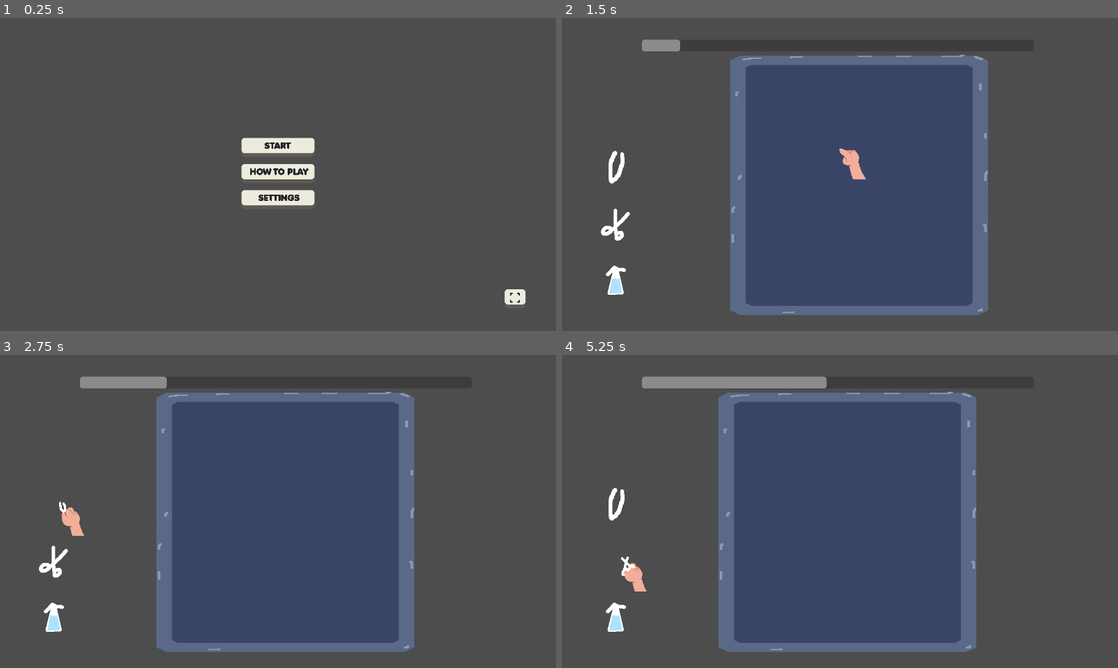
Above: before the commit, frames 1-4 (two rows, left to right).
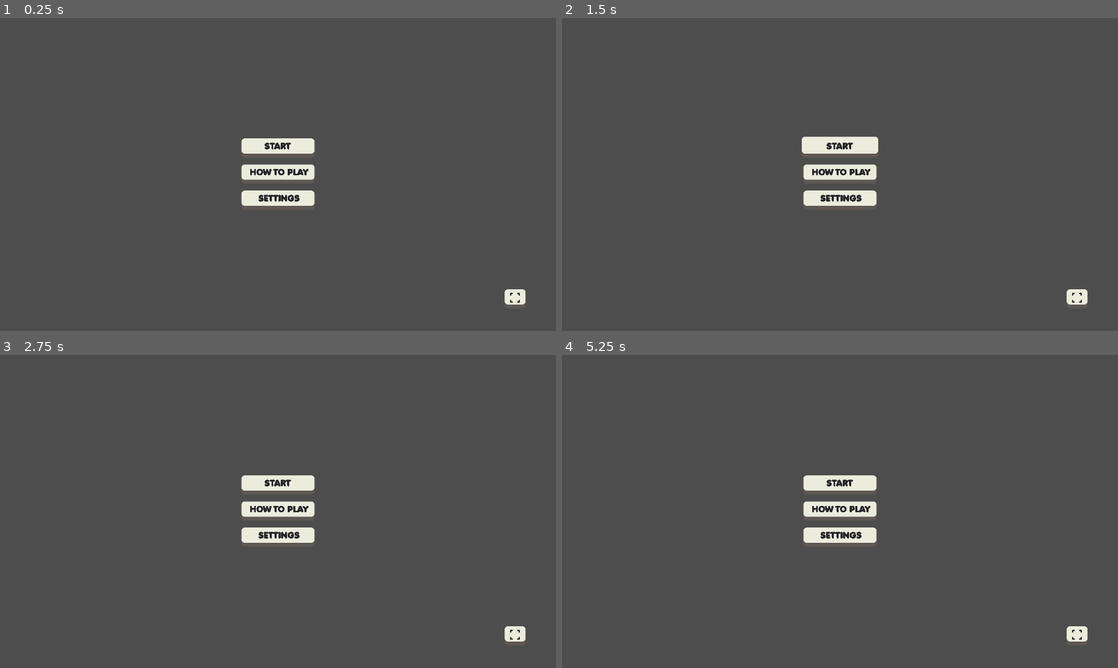
Above: after the commit, the same moments.

Repository: IsaacCerejo/wild-jam-87
Game: Godot game, scene res://scenes/start_menu/start_menu.tscn
Two runs of this game, one before a commit and one after it. Both use one fixed random seed, a clock stepped at 60 frames per second and the inputs below. Sound files missing from this copy of the repository are replaced by a short silence.
Inputs (mouse positions are in pixels of both pictures, inside the frame that each line leads up to):
- Up to frame 1 (0.25 s): no input
- Up to frame 2 (1.5 s): click "START" at 0.5 s; click (840, 149) at 1.25 s, where only the run after the commit has a clickable "START"
- Up to frame 3 (2.75 s): click (55, 505) at 2.02 s
- Up to frame 4 (5.25 s): click (617, 561) at 2.77 s; click (623, 614) at 3.52 s; click (617, 505) at 4.27 s; click (617, 561) at 5.02 s

The runs differ from the first frame. In frame 1, 0.3% of the frame differs, in the area x 43-57%, y 38-60%; in frame 2, 39%; in frame 3, 40%; in frame 4, 40%, in the area x 7-95%, y 6-95%.
Error after the commit: Invalid call. Nonexistent function 'change_scene' in base 'Nil'. (res://scripts/start_menu/start_menu.gd:11)

Commit message:
feat: game controller

Diff:
--- /dev/null
+++ b/scenes/game_controller/game_controller.tscn
@@ -0,0 +1,31 @@
+[gd_scene load_steps=6 format=3 uid="uid://cyangrc80ocx0"]
+
+[ext_resource type="Script" uid="uid://hgrwesfvigyw" path="res://scripts/game_controller/game_controller.gd" id="1_7gr0a"]
+[ext_resource type="PackedScene" uid="uid://dbimrathn2fh0" path="res://scenes/game_controller/transition_controller.tscn" id="2_7jkri"]
+[ext_resource type="PackedScene" uid="uid://dolritqgtceml" path="res://scenes/start_menu/start_menu.tscn" id="2_c3f1a"]
+[ext_resource type="Script" uid="uid://cofx5dibewx6m" path="res://scripts/game_controller/transition_controller/transition_settings.gd" id="4_s8vvr"]
+[ext_resource type="Resource" uid="uid://cvdl4oi86saki" path="res://resources/transition_settings/fade_to_fade.tres" id="5_giy5l"]
+
+[node name="GameController" type="Node"]
+script = ExtResource("1_7gr0a")
+
+[node name="World2D" type="Node2D" parent="."]
+unique_name_in_owner = true
+
+[node name="GUI" type="Control" parent="."]
+unique_name_in_owner = true
+layout_mode = 3
+anchors_preset = 15
+anchor_right = 1.0
+anchor_bottom = 1.0
+grow_horizontal = 2
+grow_vertical = 2
+mouse_filter = 2
+
+[node name="StartMenu" parent="GUI" instance=ExtResource("2_c3f1a")]
+unique_name_in_owner = true
+layout_mode = 1
+
+[node name="TransitionController" parent="." instance=ExtResource("2_7jkri")]
+unique_name_in_owner = true
+transition_settings = Array[ExtResource("4_s8vvr")]([ExtResource("5_giy5l")])
--- a/scenes/start_menu/start_menu.tscn
+++ b/scenes/start_menu/start_menu.tscn
@@ -13,7 +13,6 @@
 anchor_bottom = 1.0
 grow_horizontal = 2
 grow_vertical = 2
-mouse_filter = 2
 script = ExtResource("1_4v5wy")
 
 [node name="ButtonContainer" type="VBoxContainer" parent="."]
@@ -24,9 +23,9 @@
 anchor_right = 0.5
 anchor_bottom = 0.5
 offset_left = -80.0
-offset_top = -117.5
+offset_top = -116.5
 offset_right = 80.0
-offset_bottom = 117.5
+offset_bottom = 118.5
 grow_horizontal = 2
 grow_vertical = 2
 theme_override_constants/separation = 20
--- a/scripts/autoloads/global.gd
+++ b/scripts/autoloads/global.gd
@@ -1,5 +1,6 @@
 extends Node
 
+var game_controller: GameController
 var music_step: int = 9
 var sound_step: int = 9
 
--- /dev/null
+++ b/scripts/game_controller/game_controller.gd
@@ -0,0 +1,127 @@
+extends Node
+class_name GameController
+
+# Private variables
+var _current_2d_scene: Node2D
+var _current_gui_scene: Control
+
+# OnReady Variables
+@onready var _world_2d: Node2D = %World2D
+@onready var _gui: Control = %GUI
+@onready var _start_menu: Control = %StartMenu
+@onready var _transition_controller: TransitionController = %TransitionController
+
+# Virtual Functions
+func _ready() -> void:
+	Global.game_controller = self
+	_current_gui_scene = _start_menu
+
+# Public Functions
+
+## Freeze the game for a specified time with a specified slow motion factor.
+func freeze_game(freeze_time: float, freeze_slow: float) -> void:
+	Engine.time_scale = freeze_slow
+	await get_tree().create_timer(freeze_time * freeze_slow).timeout
+	Engine.time_scale = 1.0
+
+#region Scene Management
+## Change both the current 2D scene and GUI scene with optional transition effects.
+func change_scene(
+	gui_scene: String = "",
+	world_2d_scene: String = "",
+	transition_settings_type: TransitionSettings.TRANSITION_TYPE = TransitionSettings.TRANSITION_TYPE.NONE,
+	delete: bool = true,
+	keep_running: bool = false
+) -> void:
+	# Perform transition out effect
+	await _transition_controller.perform_transition_out(transition_settings_type)
+
+	# Change GUI scene
+	if _current_gui_scene != null:
+		if delete:
+			_current_gui_scene.queue_free() # Removes node entirely
+		elif keep_running:
+			_current_gui_scene.hide() # Keeps node in memory and running
+		else:
+			_gui.remove_child(_current_gui_scene) # Keeps node in memory but does not run
+
+	if gui_scene == "":
+		_current_gui_scene = null
+	else:
+		var scene = load(gui_scene).instantiate()
+		_gui.add_child(scene)
+		_current_gui_scene = scene
+
+	# Change 2D scene
+	if _current_2d_scene != null:
+		if delete:
+			_current_2d_scene.queue_free() # Removes node entirely
+		elif keep_running:
+			_current_2d_scene.hide() # Keeps node in memory and running
+		else:
+			_world_2d.remove_child(_current_2d_scene) # Keeps node in memory but does not run
+
+	if world_2d_scene == "":
+		_current_2d_scene = null
+	else:
+		var scene = load(world_2d_scene).instantiate()
+		_world_2d.add_child(scene)
+		_current_2d_scene = scene
+
+	# Perform transition in effect
+	await _transition_controller.perform_transition_in(transition_settings_type)
+
+## Change the current 2D scene to a new 2D scene with optional transition effects.
+func change_2d_scene(new_scene: String = "",
+	transition_settings_type: TransitionSettings.TRANSITION_TYPE = TransitionSettings.TRANSITION_TYPE.NONE,
+	delete: bool = true,
+	keep_running: bool = false
+) -> void:
+	# Perform transition out effect
+	await _transition_controller.perform_transition_out(transition_settings_type)
+
+	if _current_2d_scene != null:
+		if delete:
+			_current_2d_scene.queue_free() # Removes node entirely
+		elif keep_running:
+			_current_2d_scene.hide() # Keeps node in memory and running
+		else:
+			_world_2d.remove_child(_current_2d_scene) # Keeps node in memory but does not run
+
+	if new_scene == "":
+		_current_2d_scene = null
+	else:
+		var scene = load(new_scene).instantiate()
+		_world_2d.add_child(scene)
+		_current_2d_scene = scene
+
+	# Perform transition in effect
+	await _transition_controller.perform_transition_in(transition_settings_type)
+
+## Change the current GUI scene to a new GUI scene with optional transition effects.
+func change_gui_scene(new_scene: String = "",
+	transition_settings_type: TransitionSettings.TRANSITION_TYPE = TransitionSettings.TRANSITION_TYPE.NONE,
+	delete: bool = true,
+	keep_running: bool = false
+) -> void:
+	# Perform transition out effect
+	await _transition_controller.perform_transition_out(transition_settings_type)
+
+	if _current_gui_scene != null:
+		if delete:
+			_current_gui_scene.queue_free() # Removes node entirely
+		elif keep_running:
+			_current_gui_scene.hide() # Keeps node in memory and running
+		else:
+			_gui.remove_child(_current_gui_scene) # Keeps node in memory but does not run
+
+	if new_scene == "":
+		_current_gui_scene = null
+	else:
+		var scene = load(new_scene).instantiate()
+		_gui.add_child(scene)
+		_current_gui_scene = scene
+
+	# Perform transition in effect
+	await _transition_controller.perform_transition_in(transition_settings_type)
+#endregion
--- a/scripts/start_menu/start_menu.gd
+++ b/scripts/start_menu/start_menu.gd
@@ -8,7 +8,8 @@
 
 func _on_start_button_pressed() -> void:
 	AudioManager.create_audio(SoundEffectSettings.SOUND_EFFECT_TYPE.BUTTON_CLICK)
-	get_tree().change_scene_to_file("uid://fwifwdj0klmd")
+	await Global.game_controller.change_scene("", "uid://fwifwdj0klmd", TransitionSettings.TRANSITION_TYPE.FADE_TO_FADE)
+	#get_tree().change_scene_to_file("uid://fwifwdj0klmd")
 
 func _on_options_button_pressed() -> void:
 	AudioManager.create_audio(SoundEffectSettings.SOUND_EFFECT_TYPE.BUTTON_CLICK)
Not shown, added: scripts/game_controller/game_controller.gd.uid
